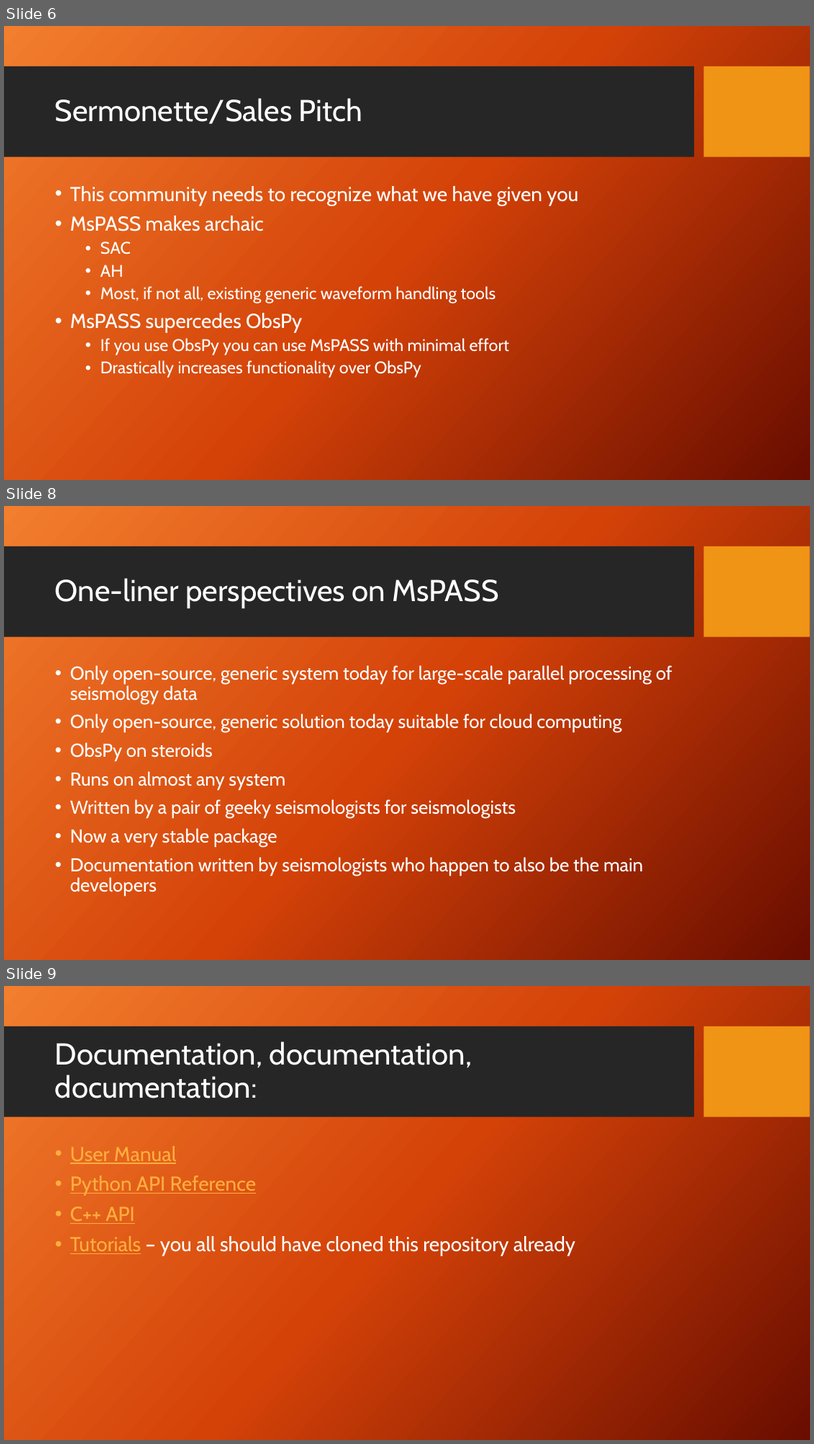
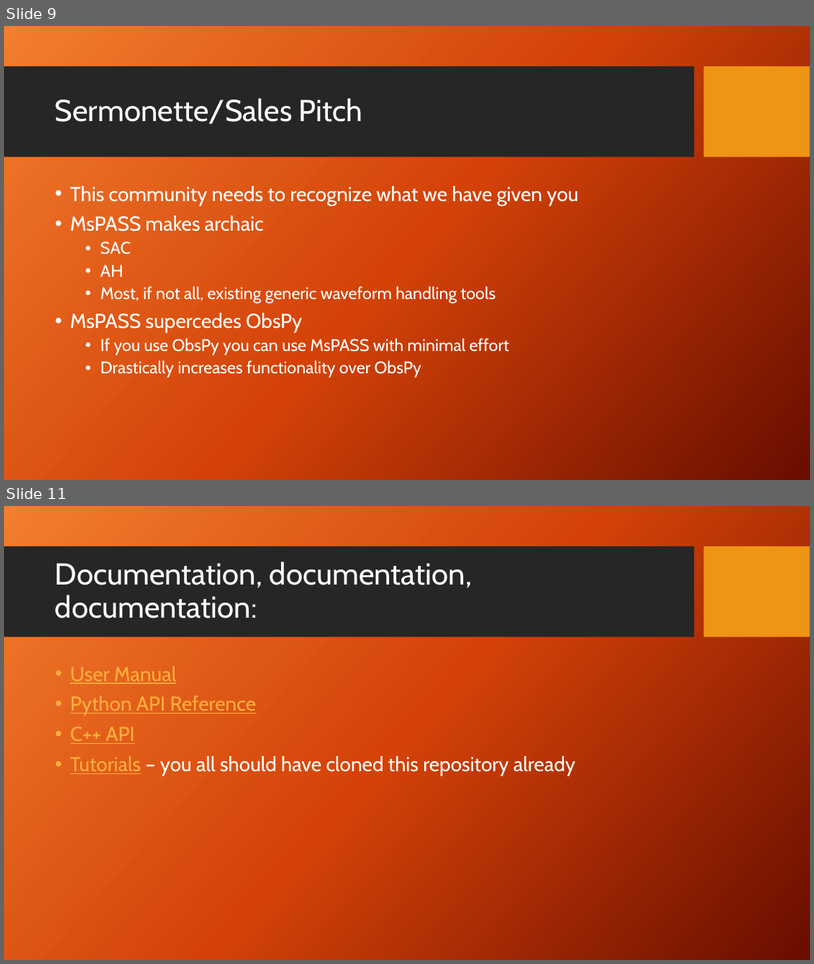
Before and after one commit to mspass-team/mspass_tutorial, a slide deck: SCOPED_2024/MsPASS_Overview.pptx. Shown one above the other, each under a label of ours: slides 6, 8 and 9 before the commit, slides 9 and 11 after it; the slides between them are not shown. The pictures are 814x1444 and 814x964 pixels, drawn with LibreOffice and Linux fonts; fonts in the diff are those of the drawing; background and template pictures are left out. Boxes give left, top, right and bottom in pixels: in the first picture for what was removed or moved away, otherwise in the second. Text is boxed around its words. In the diff, an @@ line names an element or a change of style, - is before the commit and + after.

```diff
--- a/SCOPED_2024/MsPASS_Overview.pptx
+++ b/SCOPED_2024/MsPASS_Overview.pptx
@@ slide 8 removed at (x1=4, y1=506, x2=810, y2=960), background picture (left out); not listed: 2 template elements that a slide beside it also shows @@
@@ title removed at (x1=55, y1=578, x2=499, y2=608) @@
-One-liner perspectives on MsPASS
@@ text removed at (x1=70, y1=665, x2=673, y2=895) @@
-• Only open-source, generic system today for large-scale parallel processing of seismology data
-• Only open-source, generic solution today suitable for cloud computing
-• ObsPy on steroids
-• Runs on almost any system
-• Written by a pair of geeky seismologists for seismologists
-• Now a very stable package
-• Documentation written by seismologists who happen to also be the main developers
@@ what was slide 6 is now slide 9 @@
@@ what was slide 9 is now slide 11 @@
```
Also in this commit, not shown: 8 slides changed, 2 other files.
